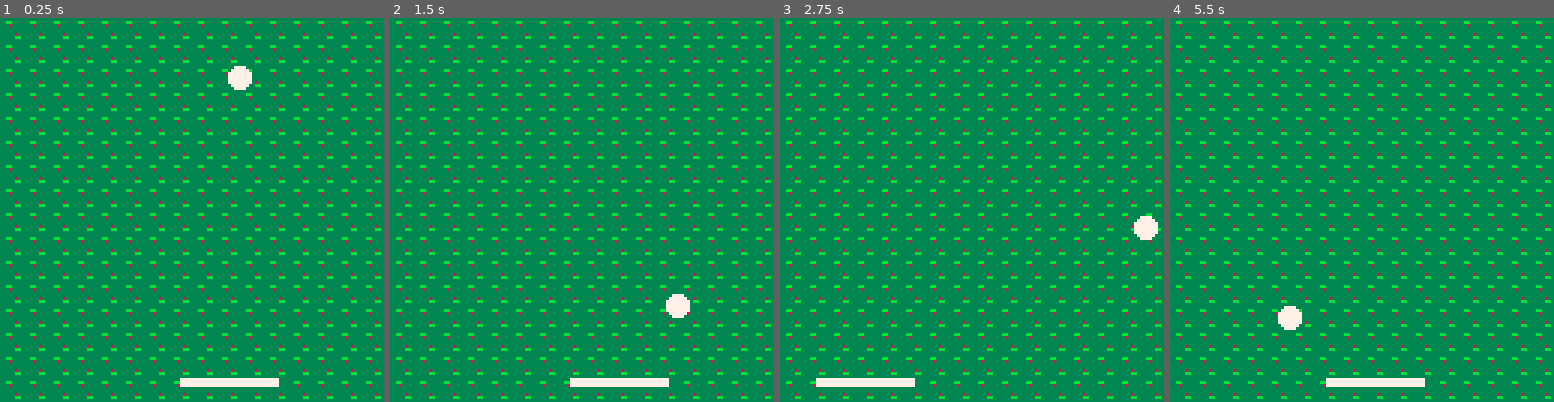
Above: before the commit, frames 1-4 (left to right).
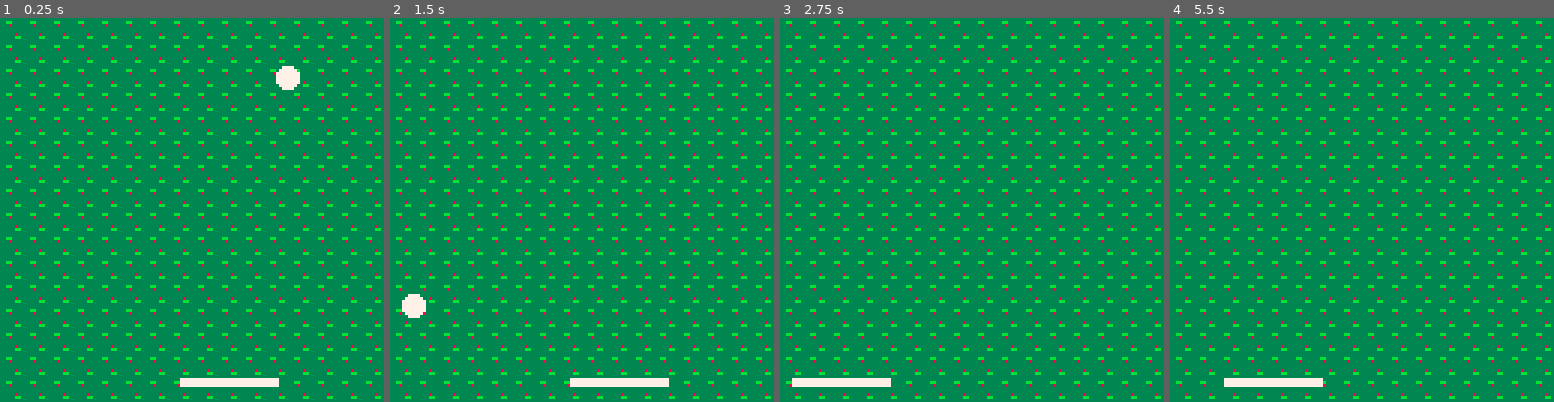
Above: after the commit, the same moments.

Repository: adatechschool/PC-pico8-maraalno
Game: PICO-8 cartridge monjeu.p8
The game is run twice, just before and just after one commit, with the same random seed, the same clock (stepped at 60 frames per second) and the same inputs.
Inputs:
- Up to frame 1 (0.25 s): no input
- Up to frame 2 (1.5 s): no input
- Up to frame 3 (2.75 s): hold Left 1.97-2.37 s
- Up to frame 4 (5.5 s): hold Right 2.87-3.53 s; hold Right 4.13-4.53 s; hold Left from 5.13 s (still down)

The runs differ from the first frame. In frame 1, 0.6% of the frame differs, in the area x 59-79%, y 12-19%; in frame 2, 0.6%; in frame 3, 0.6%; in frame 4, 1.5%, in the area x 14-67%, y 75-97%.

Commit message:
[Feature_Code_DeplacementsBalle]v5

Diff:
--- a/monjeu.p8
+++ b/monjeu.p8
@@ -3,9 +3,9 @@
 __lua__
 function _init()
 	p = {x=60,	y=120,
-						w=32, h=2, speed = 4}
+						w=32, h=2, speed = 7}
 	ball={x=60, y=0,
-						r=4, speedx = 2,speedy=2}
+						r=7, speedx = 4,speedy=2}
 
 
 
@@ -89,8 +89,9 @@
 				and
 			((ball.y+ball.r)<=(p.y+p.h))
 				then
-			ball.speedy=-ball.speedy
-			ball.speedx=-ball.speedx
+			ball.speedy=-ball.speedy+0.2
+			ball.speedx=-ball.speedx+0.5
+
 	end
 end
 
